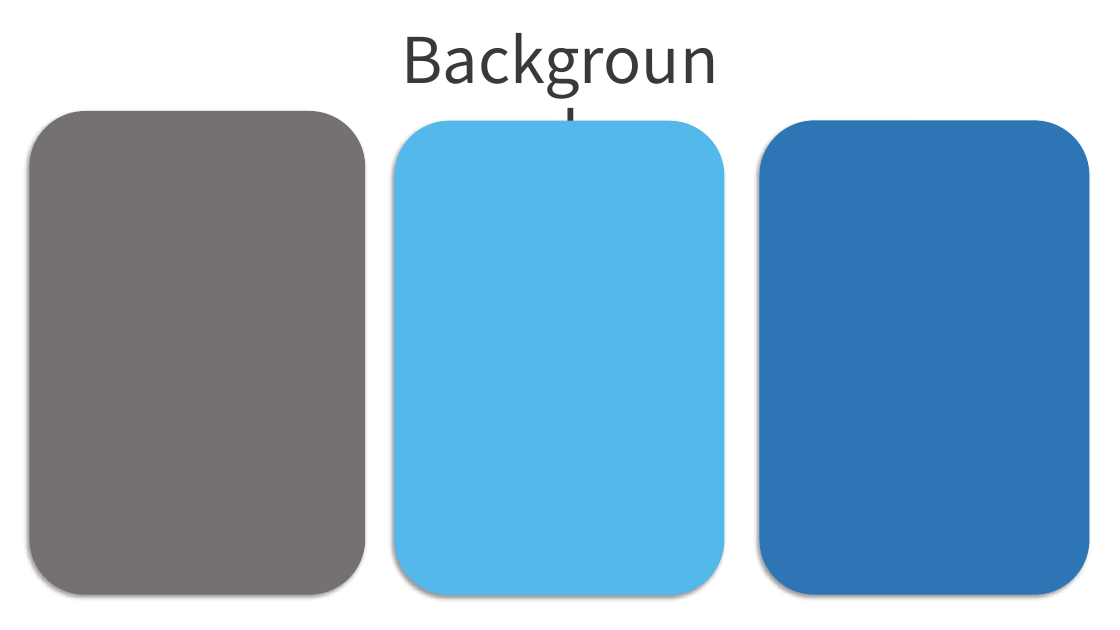
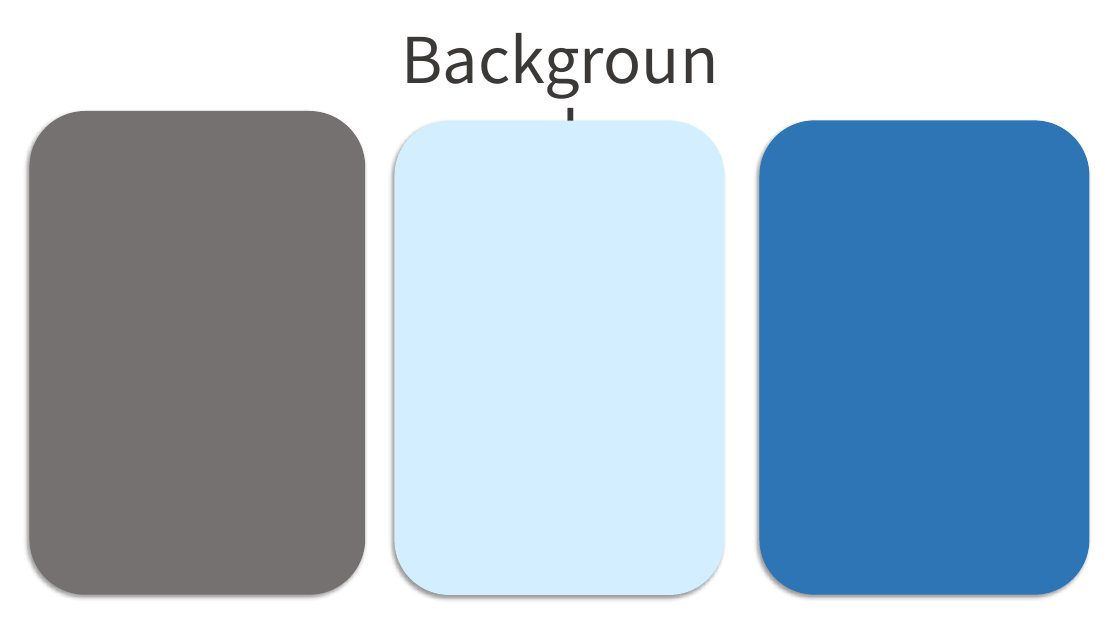
Before and after one commit to mydreamshine/Wetherforecast, a slide deck: slide 1 of PPT/미세한 날씨 리소스 제작.pptx. Drawn at 1120x630 pixels with LibreOffice and Linux fonts; fonts in the diff are those of the drawing. Boxes give left, top, right and bottom in pixels: in the first picture for what was removed or moved away, otherwise in the second. Text is boxed around its words. In the diff, an @@ line names an element or a change of style, - is before the commit and + after.

```diff
--- a/PPT/미세한 날씨 리소스 제작.pptx
+++ b/PPT/미세한 날씨 리소스 제작.pptx
@@ rounded rectangle at <box>395,121,725,596</box>: fill #53B9EB to #D3EEFF @@
```
Also in this commit, not shown: 2 other slides changed, 1 other file.
